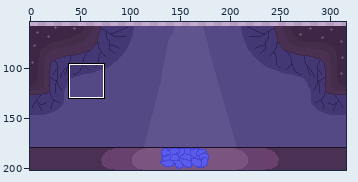
Edited in one commit: pixel-art file (lucyd dreams assets/jogo/buraco/inicio-caverna.ase). The first picture is a wide view before the edit; the outline marks the close-up.
Close-up. Before the commit:
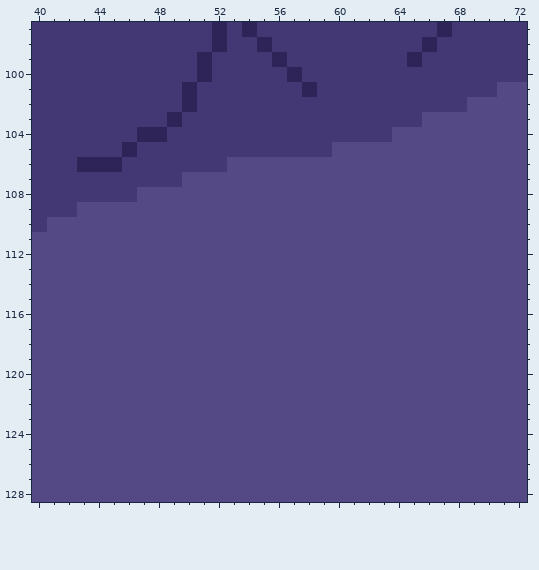
316x202 pixels, 1 frame. Shown: x 40..72, y 97..128. The wide view leaves out empty margins. The commit also changed other parts of the picture, which this record leaves out.
Now the later version:
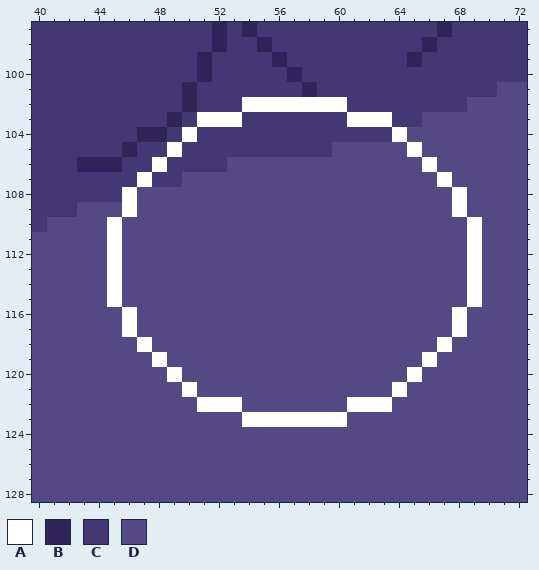
Palette (. is transparent): A #ffffff  B #2e2457  C #443874  D #554985
Edits made:
{"change": "layer \"HUD\" added"}
{"where": "layer \"HUD\""}
{"y":102,"x":54,"old":"CCCCCCC","new":"AAAAAAA"}
{"y":103,"x":51,"old":"CCC","new":"AAA"}
{"y":103,"x":61,"old":"CCC","new":"AAA"}
{"y":104,"x":50,"old":"C","new":"A"}
{"y":104,"x":64,"old":"D","new":"A"}
{"y":105,"x":49,"old":"C","new":"A"}
{"y":105,"x":65,"old":"D","new":"A"}
{"y":106,"x":48,"old":"C","new":"A"}
{"y":106,"x":66,"old":"D","new":"A"}
{"y":107,"x":47,"old":"C","new":"A"}
{"y":107,"x":67,"old":"D","new":"A"}
{"y":108,"x":46,"old":"C","new":"A"}
{"y":108,"x":68,"old":"D","new":"A"}
{"y":109,"x":46,"old":"D","new":"A"}
{"y":109,"x":68,"old":"D","new":"A"}
{"y":110,"x":45,"old":"D","new":"A"}
{"y":110,"x":69,"old":"D","new":"A"}
{"y":111,"x":45,"old":"D","new":"A"}
{"y":111,"x":69,"old":"D","new":"A"}
{"y":112,"x":45,"old":"D","new":"A"}
{"y":112,"x":69,"old":"D","new":"A"}
{"y":113,"x":45,"old":"D","new":"A"}
{"y":113,"x":69,"old":"D","new":"A"}
{"y":114,"x":45,"old":"D","new":"A"}
{"y":114,"x":69,"old":"D","new":"A"}
{"y":115,"x":45,"old":"D","new":"A"}
{"y":115,"x":69,"old":"D","new":"A"}
{"y":116,"x":46,"old":"D","new":"A"}
{"y":116,"x":68,"old":"D","new":"A"}
{"y":117,"x":46,"old":"D","new":"A"}
{"y":117,"x":68,"old":"D","new":"A"}
{"y":118,"x":47,"old":"D","new":"A"}
{"y":118,"x":67,"old":"D","new":"A"}
{"y":119,"x":48,"old":"D","new":"A"}
{"y":119,"x":66,"old":"D","new":"A"}
{"y":120,"x":49,"old":"D","new":"A"}
{"y":120,"x":65,"old":"D","new":"A"}
{"y":121,"x":50,"old":"D","new":"A"}
{"y":121,"x":64,"old":"D","new":"A"}
{"y":122,"x":51,"old":"DDD","new":"AAA"}
{"y":122,"x":61,"old":"DDD","new":"AAA"}
{"y":123,"x":54,"old":"DDDDDDD","new":"AAAAAAA"}
{"label":"changed","picture_box":[107,97,482,427]}
